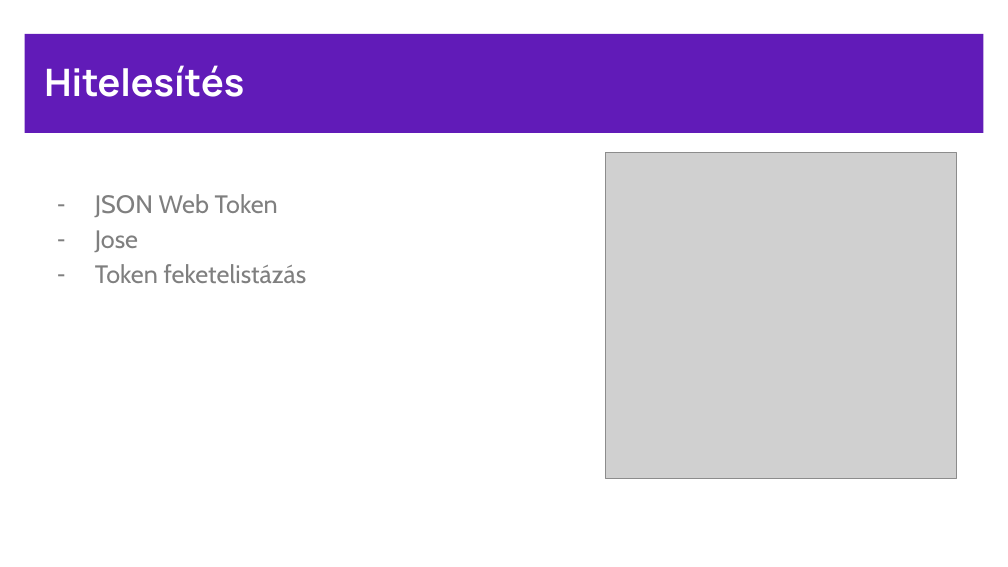
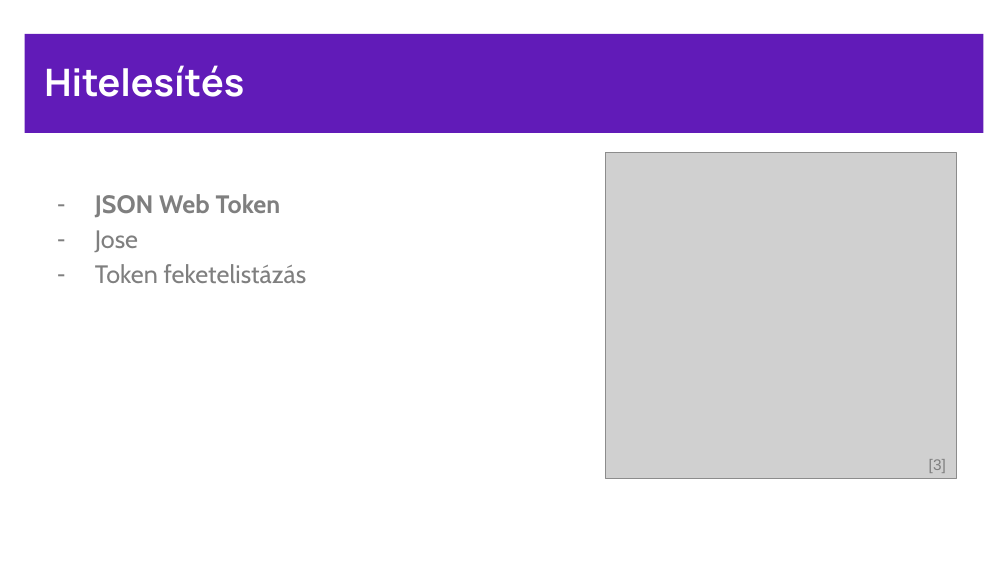
Before and after one commit to BencsikAttila/message-app, a slide deck: slide 6 of docs/Snakker.pptx. Drawn at 1008x567 pixels with LibreOffice and Linux fonts; fonts in the diff are those of the drawing; grey boxes stand for pictures. Boxes give left, top, right and bottom in pixels: in the first picture for what was removed or moved away, otherwise in the second. Text is boxed around its words. In the diff, an @@ line names an element or a change of style, - is before the commit and + after.

```diff
--- a/docs/Snakker.pptx
+++ b/docs/Snakker.pptx
@@ text at bbox=[95, 194, 281, 218]: bold on in "JSON Web Token" @@
@@ text added at bbox=[929, 459, 946, 473], 11 pt, text #7F7F7F @@
+[3]
```
Also in this commit, not shown: 10 other slides changed.
